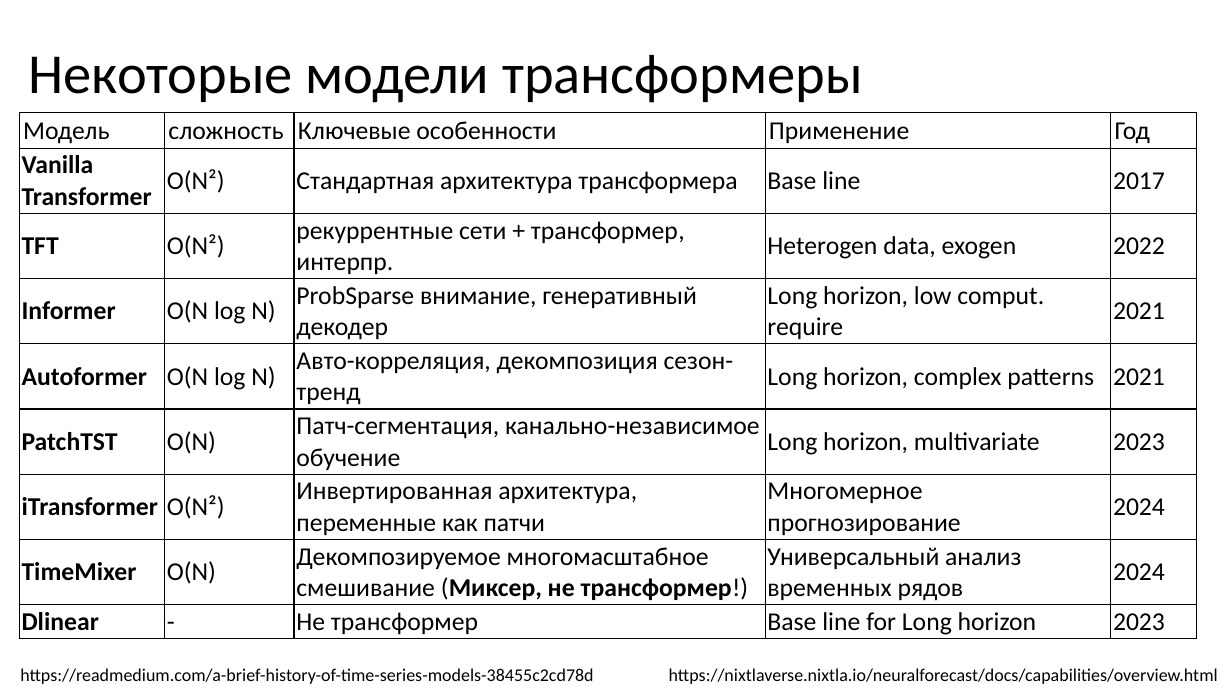
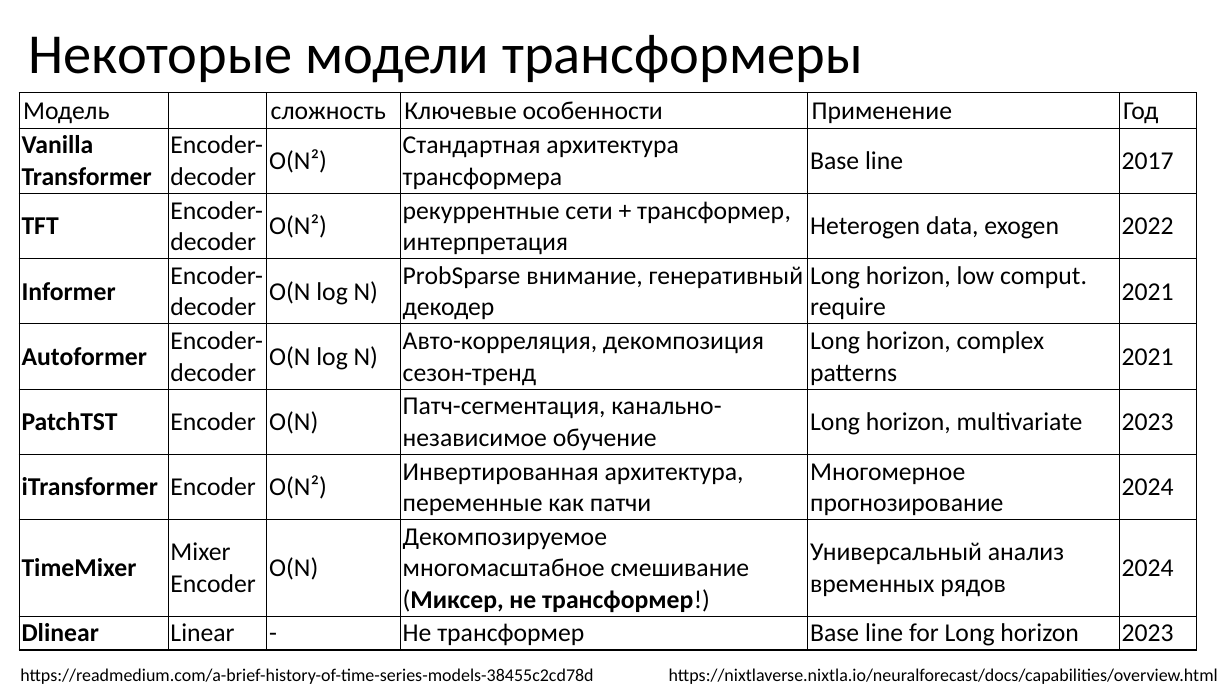
Before and after one commit to MVRonkin/TimeSeriesCourse, a slide deck: slide 18 of 2025/LEC/07-3 Transformers.pptx. Drawn at 1232x693 pixels with LibreOffice and Linux fonts; fonts in the diff are those of the drawing. Boxes give left, top, right and bottom in pixels: in the first picture for what was removed or moved away, otherwise in the second. Text is boxed around its words. In the diff, an @@ line names an element or a change of style, - is before the commit and + after.

```diff
--- a/2025/LEC/07-3 Transformers.pptx
+++ b/2025/LEC/07-3 Transformers.pptx
@@ title "Некоторые модели трансформеры": place and size @@
-title "Некоторые модели трансформеры" at <box>28,55,863,103</box>
+title "Некоторые модели трансформеры" at <box>28,35,863,83</box>
@@ table at <box>19,92,1198,650</box> @@
+column 2:  | Encoder-decoder | Encoder-decoder | Encoder-decoder | Encoder-decoder | Encoder | Encoder | Mixer Encoder | Linear
-column 4, row 3: рекуррентные сети + трансформер, интерпр.
+column 4, row 3: рекуррентные сети + трансформер, интерпретация
@@ table: place and size @@
-table at <box>19,113,1197,639</box>
+table at <box>19,92,1198,650</box>
```
Also in this commit, not shown: 1 other slide changed, 2 slides added.
